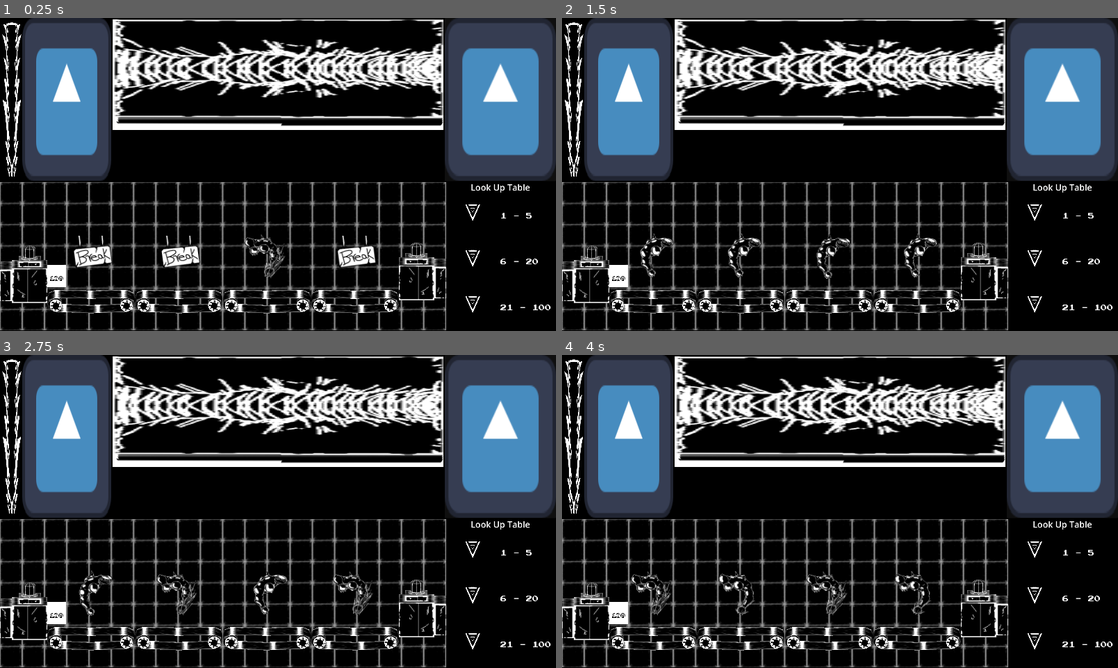
Above: before the commit, frames 1-4 (two rows, left to right).
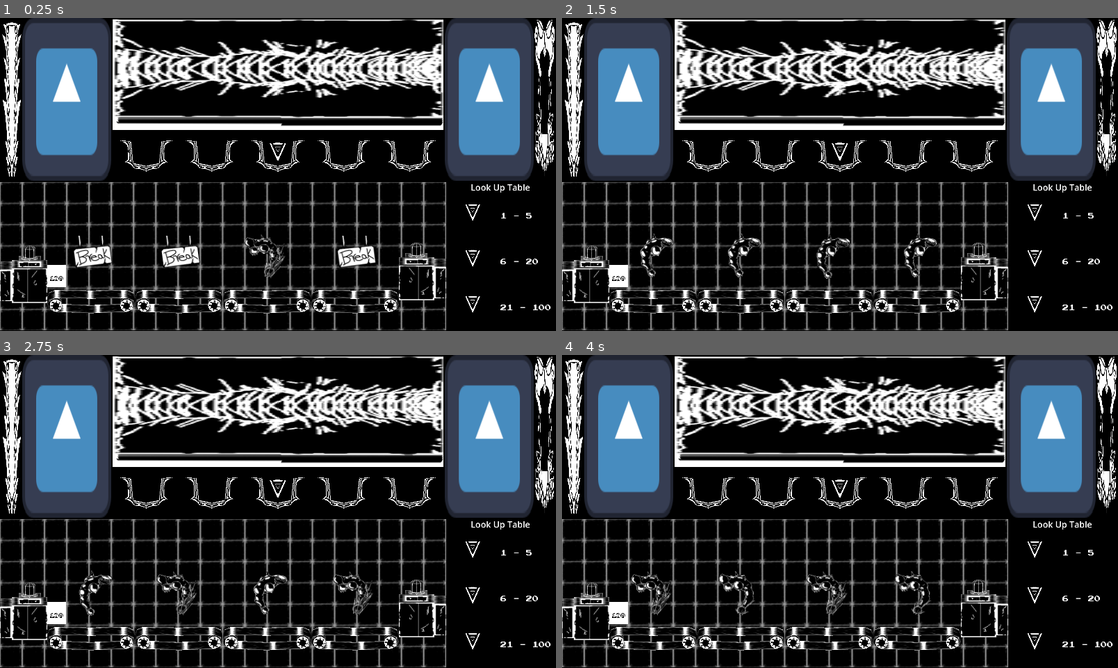
Above: after the commit, the same moments.

Repository: patches34/super-conveyor-bros
Game: Godot game, scene res://Scenes/main_level.tscn
Same seed, same stepped clock (60 frames per second), same inputs: the game is played once before the commit and once after it. The engine's default icon, where the game draws it, is replaced by a stand-in: a white triangle on a blue panel in a dark square.
Inputs (mouse positions are in pixels of both pictures, inside the frame that each line leads up to):
- Up to frame 1 (0.25 s): no input
- Up to frame 2 (1.5 s): move the mouse to (962, 158) at 0.52 s; hold Mouse wheel down (scroll_down) 0.53-1.28 s; move the mouse to (728, 190) at 1.27 s; tap Mouse wheel up (scroll_up) at 1.35 s
- Up to frame 3 (2.75 s): move the mouse to (333, 442) at 2.02 s; hold Middle mouse button (toggle_belt) from 2.03 s (still down)
- Up to frame 4 (4 s): move the mouse to (812, 574) at 2.77 s; release Middle mouse button (toggle_belt) at 2.78 s; tap Mouse wheel down (scroll_down) at 2.85 s; move the mouse to (1006, 558) at 3.52 s; hold Mouse wheel up (scroll_up) from 3.53 s (still down)

The runs differ from the first frame. In frame 1, 5.0% of the frame differs, in the area x 1-100%, y 0-52%; in frame 2, 5.0%; in frame 3, 5.0%; in frame 4, 5.0%.

Commit message:
ui layout first draft

Diff:
--- a/super-conveyor-bros/Prefabs/ui.tscn
+++ b/super-conveyor-bros/Prefabs/ui.tscn
@@ -3,8 +3,11 @@
 [ext_resource type="Texture2D" uid="uid://ly7jrplt86ky" path="res://Texture/T_BaseArrow.png" id="1_xd705"]
 [ext_resource type="FontFile" uid="uid://b2qpofvcgi2vf" path="res://Fonts/PressStart2P-Regular.ttf" id="2_ykg4x"]
 [ext_resource type="Texture2D" uid="uid://dfgceuuh0hpdq" path="res://Texture/T_BaseEnemyEnergy.png" id="3_srcu5"]
-[ext_resource type="Texture2D" uid="uid://bckcbk8osvacl" path="res://Texture/T_BaseEnemyMask.png" id="4_oaevd"]
+[ext_resource type="Texture2D" uid="uid://by85p1gc07uyn" path="res://Texture/T_BaseHeroMaskV2.png" id="4_xd705"]
 [ext_resource type="Texture2D" uid="uid://cy37bjyaifjwd" path="res://icon.svg" id="5_weo7u"]
+[ext_resource type="Texture2D" uid="uid://x5a3ii31fwuf" path="res://Texture/T_BaseHeroEnergy.png" id="6_srcu5"]
+[ext_resource type="Texture2D" uid="uid://dfx0xu1rqb4w0" path="res://Texture/T_BaseEnemyMaskV2.png" id="7_oaevd"]
+[ext_resource type="Texture2D" uid="uid://ww33gn3hxi8b" path="res://Texture/T_BaseICON.png" id="8_oaevd"]
 
 [node name="UI" type="Control" unique_id=767468236]
 layout_mode = 3
@@ -156,11 +159,11 @@
 offset_right = 11.600006
 grow_horizontal = 2
 step = 0.1
-value = 32.9
+value = 100.0
 fill_mode = 3
 nine_patch_stretch = true
 texture_over = ExtResource("3_srcu5")
-texture_progress = ExtResource("4_oaevd")
+texture_progress = ExtResource("4_xd705")
 
 [node name="TextureRect" type="TextureRect" parent="Battle - Panel2/Enemy - Panel" unique_id=614934497]
 layout_mode = 1
@@ -172,33 +175,147 @@
 grow_vertical = 2
 texture = ExtResource("5_weo7u")
 
-[node name="TextureRect2" type="TextureRect" parent="Battle - Panel2/Enemy - Panel" unique_id=653594287]
+[node name="Player - Panel2" type="Panel" parent="Battle - Panel2" unique_id=1570584902]
+self_modulate = Color(1, 1, 1, 0)
+layout_mode = 1
+anchors_preset = -1
+anchor_left = 0.8
+anchor_right = 1.0
+anchor_bottom = 1.0
+grow_vertical = 2
+
+[node name="TextureProgressBar2" type="TextureProgressBar" parent="Battle - Panel2/Player - Panel2" unique_id=1727770026]
+layout_mode = 1
+anchors_preset = -1
+anchor_left = 0.8
+anchor_right = 1.0
+anchor_bottom = 1.0
+offset_left = -21.199951
+offset_right = 20.000061
+grow_horizontal = 2
+step = 0.1
+value = 28.4
+fill_mode = 3
+nine_patch_stretch = true
+texture_over = ExtResource("6_srcu5")
+texture_progress = ExtResource("7_oaevd")
+
+[node name="TextureRect" type="TextureRect" parent="Battle - Panel2/Player - Panel2" unique_id=717986349]
+layout_mode = 1
+anchors_preset = -1
+anchor_right = 0.8
+anchor_bottom = 1.0
+grow_horizontal = 2
+grow_vertical = 2
+texture = ExtResource("5_weo7u")
+
+[node name="Panel" type="Panel" parent="Battle - Panel2" unique_id=2081430660]
+self_modulate = Color(1, 1, 1, 0)
+layout_mode = 1
+anchors_preset = -1
+anchor_left = 0.2
+anchor_top = 0.696
+anchor_right = 0.8
+anchor_bottom = 1.0
+grow_horizontal = 2
+grow_vertical = 0
+
+[node name="HBoxContainer" type="HBoxContainer" parent="Battle - Panel2/Panel" unique_id=968005354]
+layout_mode = 1
+anchors_preset = -1
+anchor_right = 1.0
+anchor_bottom = 1.0
+offset_left = 20.0
+offset_right = -20.0
+grow_horizontal = 2
+grow_vertical = 2
+theme_override_constants/separation = 24
+
+[node name="Bucket - TextureRect" type="TextureRect" parent="Battle - Panel2/Panel/HBoxContainer" unique_id=149160167]
+layout_mode = 2
+size_flags_horizontal = 3
+texture = ExtResource("8_oaevd")
+expand_mode = 2
+
+[node name="TextureRect" type="TextureRect" parent="Battle - Panel2/Panel/HBoxContainer/Bucket - TextureRect" unique_id=1886970023]
 visible = false
-z_index = 1
-layout_mode = 1
-anchors_preset = -1
-anchor_top = 0.2
-anchor_right = 0.2
-anchor_bottom = 0.8
-offset_left = -17.0
-offset_right = 22.352005
-grow_vertical = 2
-texture = ExtResource("3_srcu5")
-expand_mode = 1
-
-[node name="Player - Panel2" type="Panel" parent="Battle - Panel2" unique_id=1570584902]
-layout_mode = 1
-anchors_preset = -1
-anchor_left = 0.8
-anchor_right = 1.0
-anchor_bottom = 1.0
-grow_vertical = 2
-
-[node name="TextureRect" type="TextureRect" parent="Battle - Panel2/Player - Panel2" unique_id=717986349]
-layout_mode = 1
-anchors_preset = 15
-anchor_right = 1.0
-anchor_bottom = 1.0
-grow_horizontal = 2
-grow_vertical = 2
-texture = ExtResource("5_weo7u")
+layout_mode = 1
+anchors_preset = 15
+anchor_right = 1.0
+anchor_bottom = 1.0
+grow_horizontal = 2
+grow_vertical = 2
+texture = ExtResource("1_xd705")
+expand_mode = 1
+stretch_mode = 5
+
+[node name="Bucket - TextureRect2" type="TextureRect" parent="Battle - Panel2/Panel/HBoxContainer" unique_id=189703804]
+layout_mode = 2
+size_flags_horizontal = 3
+texture = ExtResource("8_oaevd")
+expand_mode = 2
+
+[node name="TextureRect2" type="TextureRect" parent="Battle - Panel2/Panel/HBoxContainer/Bucket - TextureRect2" unique_id=1340139333]
+visible = false
+layout_mode = 1
+anchors_preset = 15
+anchor_right = 1.0
+anchor_bottom = 1.0
+grow_horizontal = 2
+grow_vertical = 2
+texture = ExtResource("1_xd705")
+expand_mode = 1
+stretch_mode = 5
+
+[node name="Bucket - TextureRect3" type="TextureRect" parent="Battle - Panel2/Panel/HBoxContainer" unique_id=1131953908]
+layout_mode = 2
+size_flags_horizontal = 3
+texture = ExtResource("8_oaevd")
+expand_mode = 2
+
+[node name="TextureRect3" type="TextureRect" parent="Battle - Panel2/Panel/HBoxContainer/Bucket - TextureRect3" unique_id=1010741613]
+layout_mode = 1
+anchors_preset = 15
+anchor_right = 1.0
+anchor_bottom = 1.0
+grow_horizontal = 2
+grow_vertical = 2
+texture = ExtResource("1_xd705")
+expand_mode = 1
+stretch_mode = 5
+
+[node name="Bucket - TextureRect4" type="TextureRect" parent="Battle - Panel2/Panel/HBoxContainer" unique_id=1393869948]
+layout_mode = 2
+size_flags_horizontal = 3
+texture = ExtResource("8_oaevd")
+expand_mode = 2
+
+[node name="TextureRect4" type="TextureRect" parent="Battle - Panel2/Panel/HBoxContainer/Bucket - TextureRect4" unique_id=1913650893]
+visible = false
+layout_mode = 1
+anchors_preset = 15
+anchor_right = 1.0
+anchor_bottom = 1.0
+grow_horizontal = 2
+grow_vertical = 2
+texture = ExtResource("1_xd705")
+expand_mode = 1
+stretch_mode = 5
+
+[node name="Bucket - TextureRect5" type="TextureRect" parent="Battle - Panel2/Panel/HBoxContainer" unique_id=1056424817]
+layout_mode = 2
+size_flags_horizontal = 3
+texture = ExtResource("8_oaevd")
+expand_mode = 2
+
+[node name="TextureRect5" type="TextureRect" parent="Battle - Panel2/Panel/HBoxContainer/Bucket - TextureRect5" unique_id=871916042]
+visible = false
+layout_mode = 1
+anchors_preset = 15
+anchor_right = 1.0
+anchor_bottom = 1.0
+grow_horizontal = 2
+grow_vertical = 2
+texture = ExtResource("1_xd705")
+expand_mode = 1
+stretch_mode = 5
